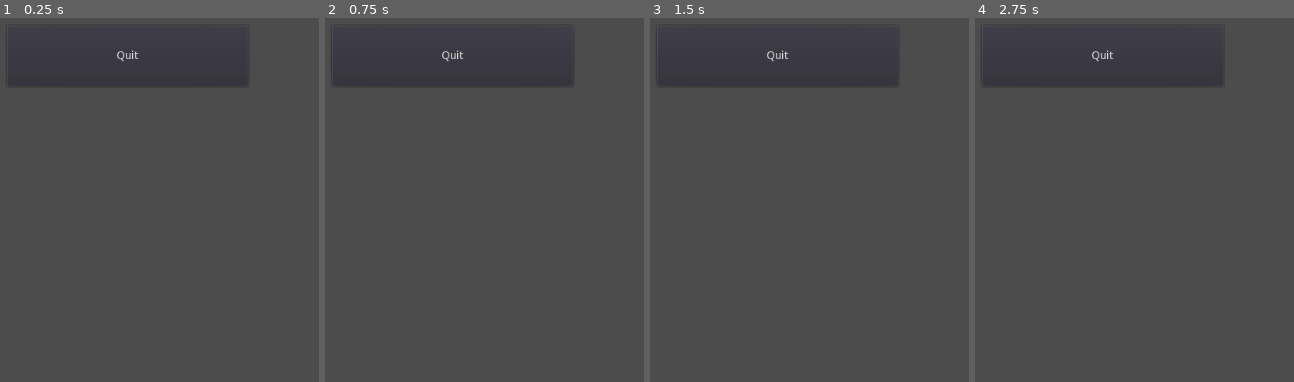
Above: before the commit, frames 1-4 (left to right).
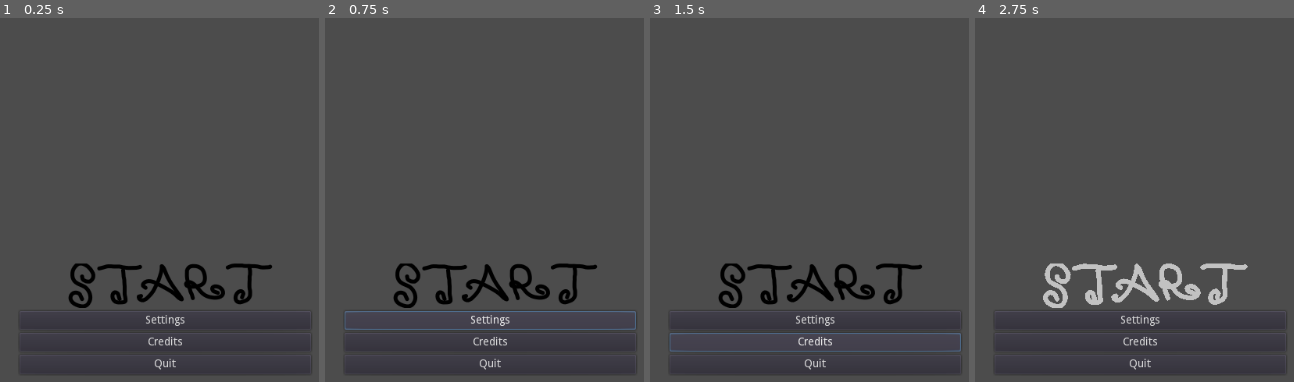
Above: after the commit, the same moments.

Repository: tarikdemiroren/agalar_clash
Game: Godot game, scene res://src/user_interfaces/MainMenu.tscn
The game is run twice, just before and just after one commit, with the same random seed, the same clock (stepped at 60 frames per second) and the same inputs. The project has no main scene, so this scene is started directly.
Inputs (mouse positions are in pixels of both pictures, inside the frame that each line leads up to):
- Up to frame 1 (0.25 s): no input
- Up to frame 2 (0.75 s): click (490, 320) at 0.5 s, where only the run after the commit has a clickable "Settings"
- Up to frame 3 (1.5 s): click (815, 341) at 1.25 s, where only the run after the commit has a clickable "Credits"
- Up to frame 4 (2.75 s): click (1140, 287) at 2.02 s

The runs differ from the first frame. In frame 1, 3.6% of the frame differs, in the area x 5-94%, y 8-98%; in frame 2, 3.9%; in frame 3, 3.9%; in frame 4, 4.1%.

Commit message:
custom start button and its design
--

Co-Authored-By: Kerem Demirören <114356199+KeremDem1@users.noreply.github.com>

Diff:
--- a/agalar_clash_code/src/user_interfaces/MainMenu.tscn
+++ b/agalar_clash_code/src/user_interfaces/MainMenu.tscn
@@ -1,15 +1,49 @@
-[gd_scene load_steps=2 format=2]
+[gd_scene load_steps=5 format=2]
 
 [ext_resource path="res://src/user_interfaces/MainMenu.gd" type="Script" id=1]
+[ext_resource path="res://assets/user_interface/start.png" type="Texture" id=2]
+[ext_resource path="res://assets/user_interface/start_hover.png" type="Texture" id=3]
+[ext_resource path="res://assets/user_interface/start_pressed.png" type="Texture" id=4]
 
 [node name="MainMenu" type="Control"]
 anchor_right = 1.0
 anchor_bottom = 1.0
 script = ExtResource( 1 )
 
-[node name="Quit" type="Button" parent="."]
-margin_left = 347.0
-margin_top = 120.0
-margin_right = 656.0
-margin_bottom = 198.0
+[node name="VBoxContainer" type="VBoxContainer" parent="."]
+anchor_left = 0.5
+anchor_top = 1.0
+anchor_right = 0.5
+anchor_bottom = 1.0
+margin_left = -149.0
+margin_top = -175.0
+margin_right = 150.0
+margin_bottom = -33.0
+
+[node name="Start" type="TextureButton" parent="VBoxContainer"]
+margin_right = 373.0
+margin_bottom = 57.0
+texture_normal = ExtResource( 2 )
+texture_pressed = ExtResource( 3 )
+texture_hover = ExtResource( 4 )
+
+[node name="Settings" type="Button" parent="VBoxContainer"]
+margin_top = 61.0
+margin_right = 373.0
+margin_bottom = 85.0
+size_flags_vertical = 3
+text = "Settings"
+
+[node name="Credits" type="Button" parent="VBoxContainer"]
+margin_top = 89.0
+margin_right = 373.0
+margin_bottom = 113.0
+size_flags_vertical = 3
+text = "Credits"
+
+[node name="Quit" type="Button" parent="VBoxContainer"]
+margin_top = 117.0
+margin_right = 373.0
+margin_bottom = 142.0
+size_flags_vertical = 3
 text = "Quit"
Binary file added: agalar_clash_code/assets/user_interface/start.png
Not shown, added: agalar_clash_code/assets/user_interface/start.png.import
Binary file added: agalar_clash_code/assets/user_interface/start_hover.png
Not shown, added: agalar_clash_code/assets/user_interface/start_hover.png.import
Binary file added: agalar_clash_code/assets/user_interface/start_pressed.png
Not shown, added: agalar_clash_code/assets/user_interface/start_pressed.png.import
